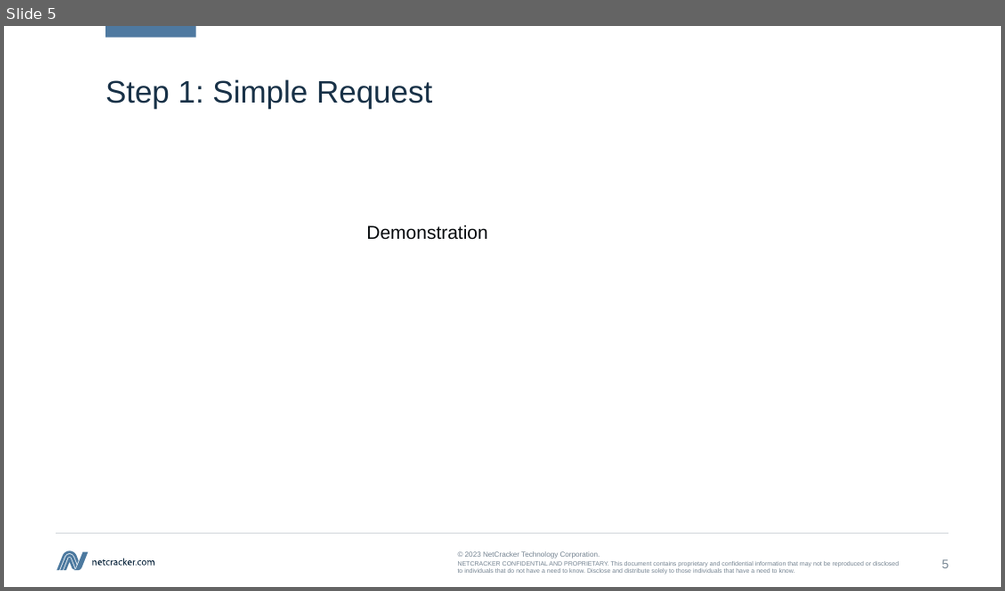
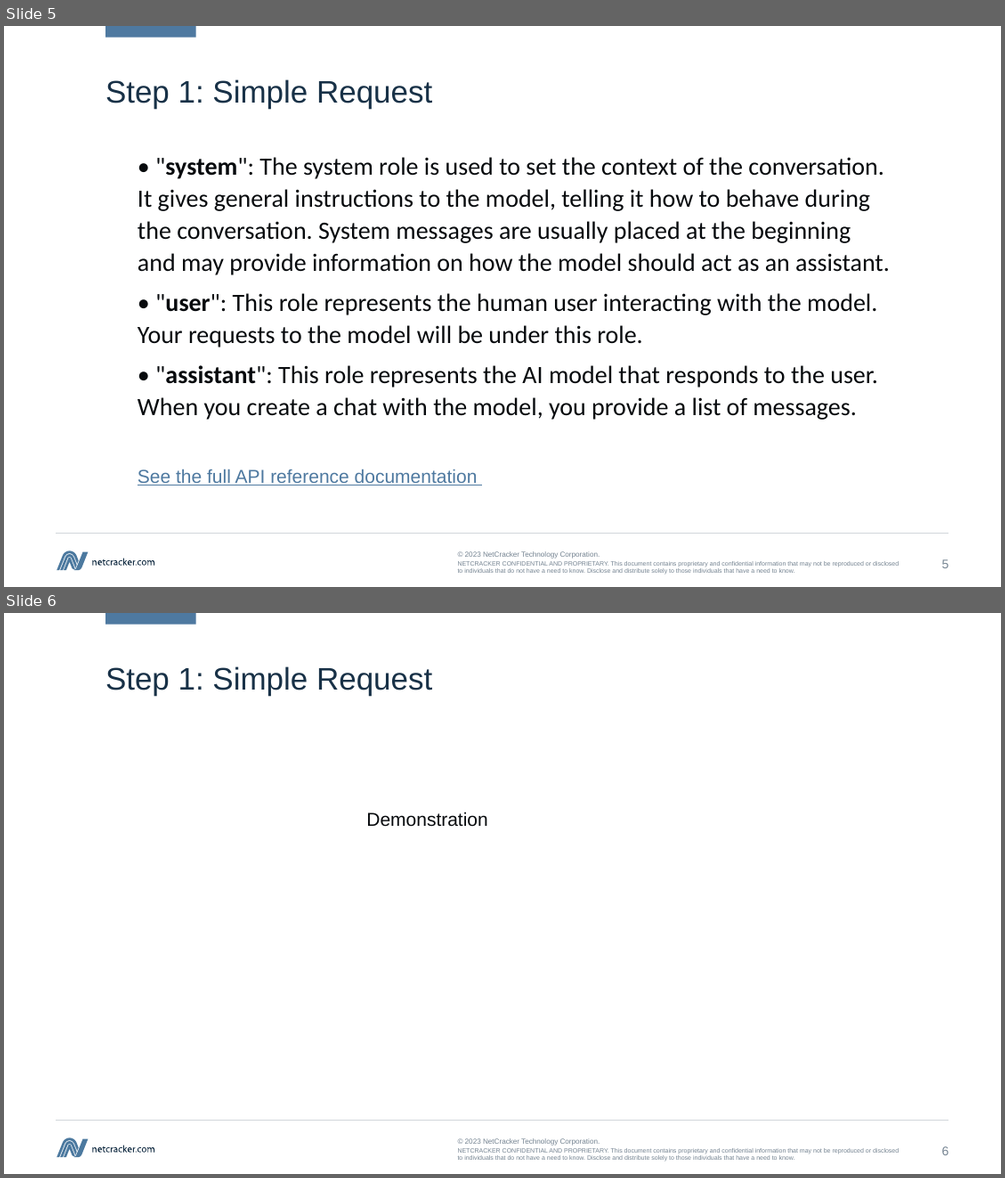
Before and after one commit to kvoloshenko/LLMT_01, a slide deck: TGNotebook/Docs/TGbotChatGPT_01_en.pptx. Shown one above the other, each under a label of ours: slide 5 before the commit, slides 5 and 6 after it. The pictures are 1005x591 and 1005x1178 pixels, drawn with LibreOffice and Linux fonts; fonts in the diff are those of the drawing. Boxes give left, top, right and bottom in pixels: in the first picture for what was removed or moved away, otherwise in the second. Text is boxed around its words. In the diff, an @@ line names an element or a change of style, - is before the commit and + after.

```diff
--- a/TGNotebook/Docs/TGbotChatGPT_01_en.pptx
+++ b/TGNotebook/Docs/TGbotChatGPT_01_en.pptx
@@ slide 5 added at (4,26,1001,587), background #FFFFFF; not listed: 19 template elements that a slide beside it also shows @@
@@ title added at (105,79,432,109), 30 pt, text #183147 @@
+Step 1: Simple Request
@@ text added at (138,157,890,419), 24 pt, text #070A0D @@
+• "system": The system role is used to set the context of the conversation. It gives general instructions to the model, telling it how to behave during the conversation. System messages are usually placed at the beginning and may provide information on how the model should act as an assistant.
+• "user": This role represents the human user interacting with the model. Your requests to the model will be under this role.
+• "assistant": This role represents the AI model that responds to the user. When you create a chat with the model, you provide a list of messages.
@@ text added at (138,469,477,485), 18 pt, text #4E79A0, underline @@
+See the full API reference documentation
@@ what was slide 5 is now slide 6 @@
@@ page number at (942,1146,949,1155): text changed @@
-5
+6
```
Also in this commit, not shown: 2 slides changed, 1 other slide added, 1 other file.
